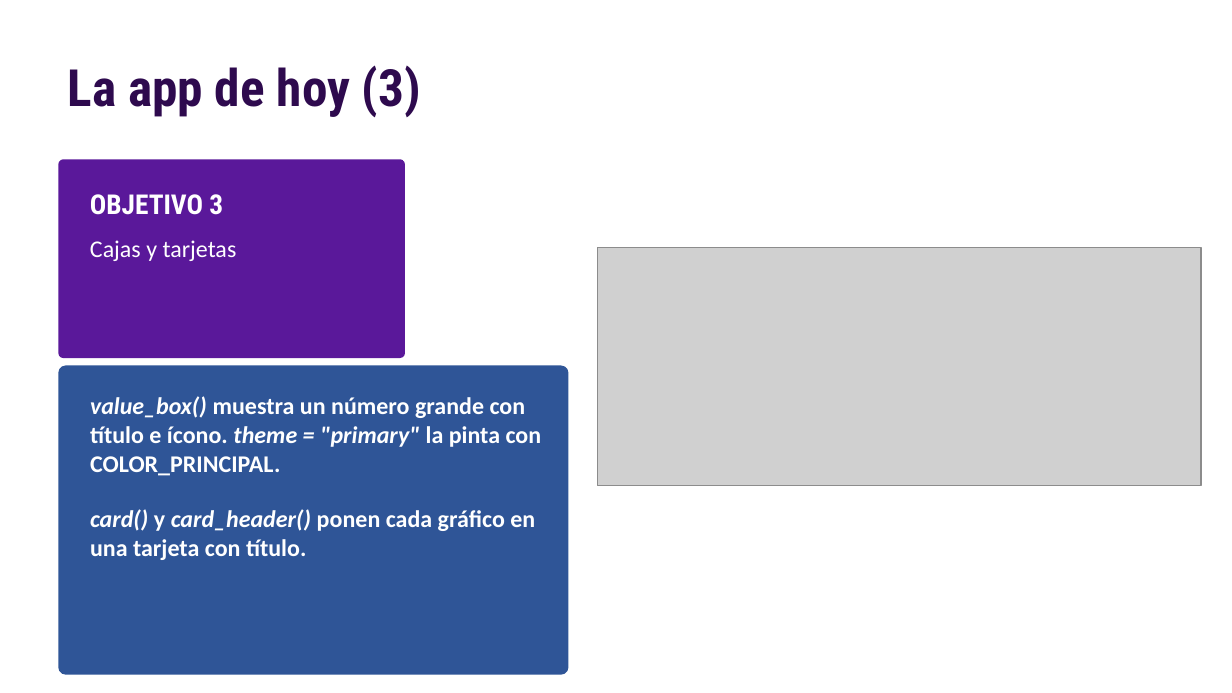
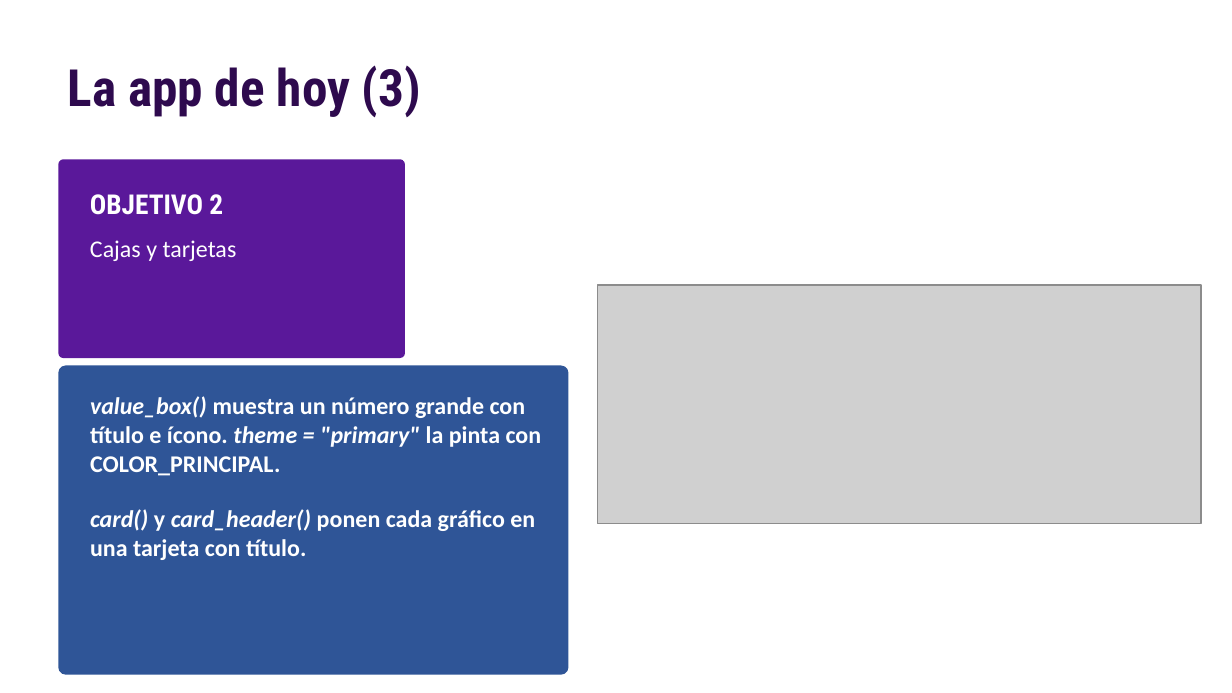
Before and after one commit to nahura99/visualizacion_datos_shiny, a slide deck: slide 5 of clase7/clase7.pptx. Drawn at 1232x693 pixels with LibreOffice and Linux fonts; fonts in the diff are those of the drawing; grey boxes stand for pictures. Boxes give left, top, right and bottom in pixels: in the first picture for what was removed or moved away, otherwise in the second. Text is boxed around its words. In the diff, an @@ line names an element or a change of style, - is before the commit and + after.

```diff
--- a/clase7/clase7.pptx
+++ b/clase7/clase7.pptx
@@ text at bbox=[90, 194, 223, 215]: text changed @@
-OBJETIVO 3
+OBJETIVO 2
@@ picture: place and size @@
-picture at bbox=[598, 248, 1201, 487]
+picture at bbox=[598, 285, 1201, 524]
```
Also in this commit, not shown: 8 other slides changed, 6 slides added, 23 other files.
